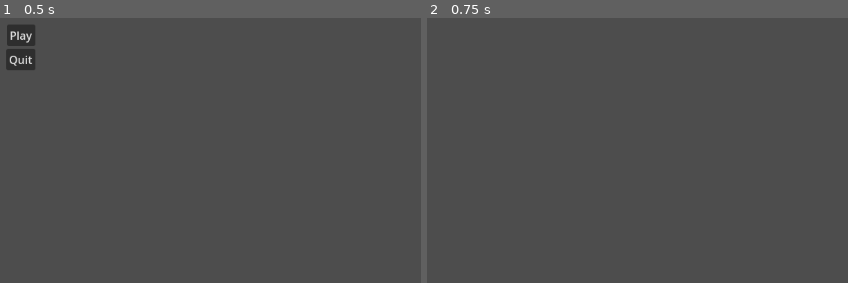
Above: before the commit, frames 1-2 (left to right).
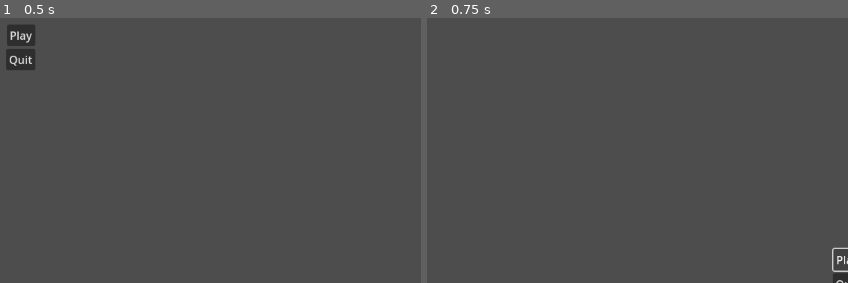
Above: after the commit, the same moments.

Repository: koshinus/Power-and-Magic
Game: Godot game, scene res://scenes/main_scene.tscn
Two runs of this game, one before a commit and one after it. Both use one fixed random seed, a clock stepped at 60 frames per second and the inputs below.
Inputs:
- Up to frame 1 (0.5 s): no input
- Up to frame 2 (0.75 s): click "Play" at 0.5 s

Frame 1 is identical in both runs. In frame 2, 0.3% of the frame differs, in the area x 96-100%, y 86-100%.

Commit message:
Added map generation script

Diff:
--- a/scenes/global_map.tscn
+++ b/scenes/global_map.tscn
@@ -4,6 +4,9 @@
 [ext_resource type="Texture2D" uid="uid://c1ktqw5o3kmfy" path="res://resources/tilesets/tileset_for_global_map_1.png" id="2_34bu7"]
 
 [sub_resource type="Gradient" id="Gradient_rgbo0"]
+interpolation_mode = 1
+offsets = PackedFloat32Array(0, 0.452316, 0.577657, 0.866485)
+colors = PackedColorArray(0.210466, 0.266802, 0.699607, 1, 0.845676, 0.911741, 0.170201, 1, 0.525347, 0.98912, 0.35071, 1, 0.616003, 0.494938, 0.235851, 1)
 
 [sub_resource type="FastNoiseLite" id="FastNoiseLite_wgu33"]
 
@@ -230,3 +233,5 @@
 
 [node name="TileMapLayer" type="TileMapLayer" parent="."]
 tile_set = SubResource("TileSet_5c6yw")
+
+[node name="Camera2D" type="Camera2D" parent="."]
--- a/scripts/global_map.gd
+++ b/scripts/global_map.gd
@@ -1,3 +1,27 @@
 extends Node2D
 
 @export var noise_height_text: NoiseTexture2D
+var noise : Noise
+
+var width : int = 100
+var height : int = 100
+
+@onready var tile_map_layer = $TileMapLayer
+var src_id = 0
+var water_atlas = Vector2i(0,1)
+var land_atlas = Vector2i(0,0)
+
+
+func _ready() -> void:
+		noise = noise_height_text.noise
+		generate_world()
+
+func generate_world() -> void:
+	for x in range(width):
+		for y in range(height):
+			var noise_val : float = noise.get_noise_2d(x, y)
+			#print(noise_val)
+			if noise_val >= 0.0:
+				tile_map_layer.set_cell(Vector2(x,y), src_id, land_atlas)
+			elif noise_val < 0.0:
+				tile_map_layer.set_cell(Vector2(x,y), src_id, water_atlas)
--- a/scripts/main_menu.gd
+++ b/scripts/main_menu.gd
@@ -1,4 +1,6 @@
 extends Control
+
+var global_map_scene = preload("res://scenes/global_map.tscn").instantiate()
 
 #-------------------Play button logic-------------------
 func _on_play_pressed() -> void:
@@ -7,7 +9,8 @@
 	#dialog.set_text("You clicked play!")
 	#get_tree().current_scene.add_child(dialog)  # Add dialog to the current scene
 	#dialog.popup_centered()  # Show the dialog centered on the screen
-	get_tree().change_scene_to_file("res://scenes/global_map.tscn")
+	#get_tree().change_scene_to_file()
+	get_tree().root.add_child(global_map_scene)
 
 #-------------------Quit button logic-------------------
 func form_quit_dialog() -> ConfirmationDialog:
